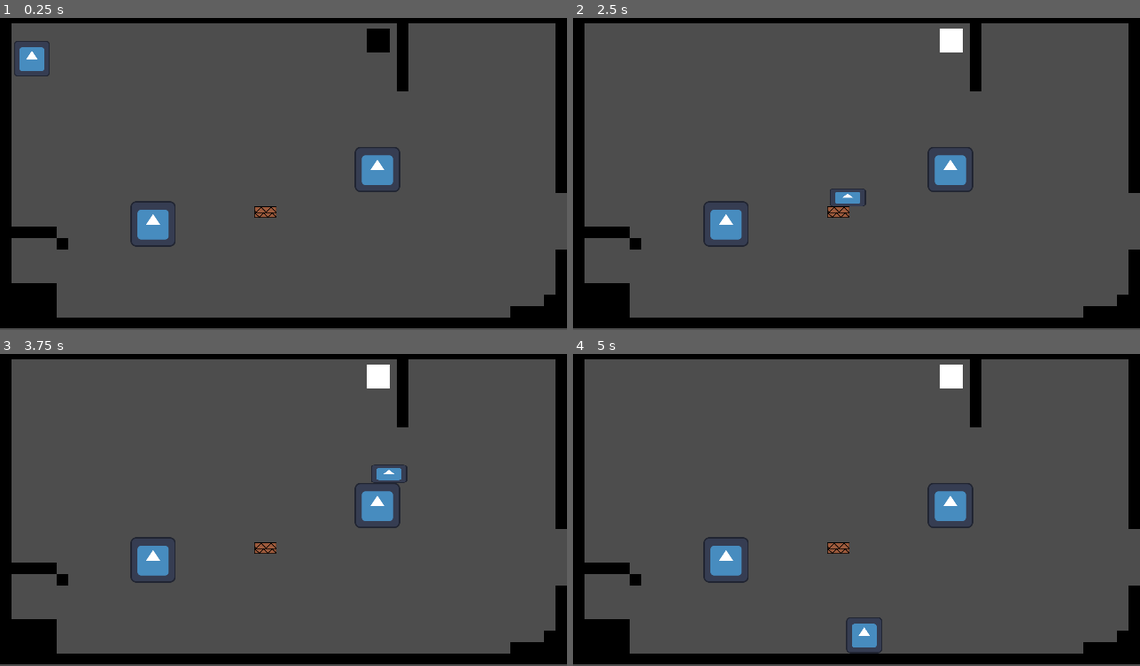
Above: before the commit, frames 1-4 (two rows, left to right).
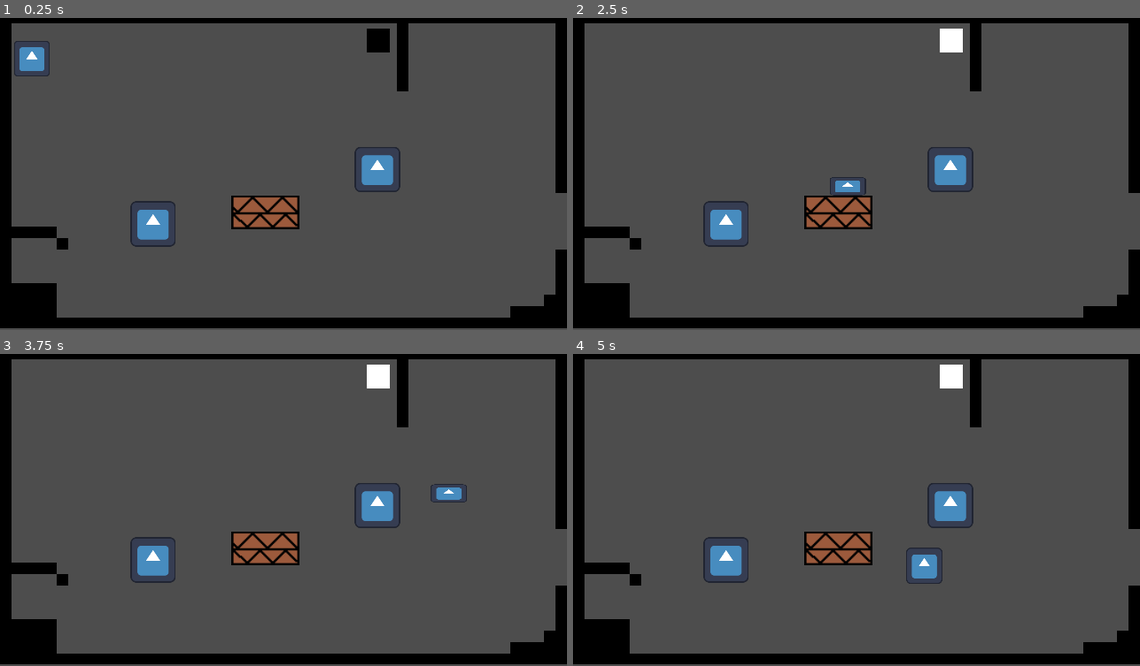
Above: after the commit, the same moments.

Repository: Phobos43/Gamejam
Game: Godot game, scene res://Scenes/platforming test.tscn
Two runs of this game, one before a commit and one after it. Both use one fixed random seed, a clock stepped at 60 frames per second and the inputs below. The project has no main scene, so this scene is started directly. The engine's default icon, where the game draws it, is replaced by a stand-in: a white triangle on a blue panel in a dark square.
Inputs:
- Up to frame 1 (0.25 s): no input
- Up to frame 2 (2.5 s): hold Down (crouch) 0.53-1.28 s; hold Right (move_right) 0.53-2.03 s; tap W (jump) at 0.77, 1.52 s; tap Down (crouch) at 1.35 s; hold A (move_left) from 2.03 s (still down); hold Down (crouch) from 2.03 s (still down)
- Up to frame 3 (3.75 s): release A (move_left) at 2.78 s; release Down (crouch) at 2.78 s; hold Right (move_right) from 2.78 s (still down); tap Down (crouch) at 2.85 s; tap W (jump) at 3.02 s; hold Down (crouch) from 3.53 s (still down)
- Up to frame 4 (5 s): tap W (jump) at 3.77, 4.52 s; release Right (move_right) at 4.28 s; release Down (crouch) at 4.28 s; hold A (move_left) from 4.28 s (still down); tap Down (crouch) at 4.35 s

The runs differ from the first frame. In frame 1, 1.2% of the frame differs, in the area x 40-53%, y 56-68%; in frame 2, 1.5%; in frame 3, 1.7%; in frame 4, 2.1%, in the area x 40-66%, y 56-97%.

Commit message:
Added platform scaling to the modular blocks

Diff:
--- a/Scenes/platforming test.tscn
+++ b/Scenes/platforming test.tscn
@@ -155,3 +155,4 @@
 [node name="Door" parent="." unique_id=1267935751 instance=ExtResource("5_mc3sl")]
 position = Vector2(749, 567)
 sprite = ExtResource("6_u51cp")
+sprite_scale = 3
--- a/Scripts/DoorManager.gd
+++ b/Scripts/DoorManager.gd
@@ -2,12 +2,13 @@
 extends StaticBody2D
 
 @export var sprite : Texture2D
-@export var sprite_scale : int
+@export var sprite_scale : int = 1
 var platform_size : Vector2
 
 func _ready() -> void:
 	$Sprite2D.texture = sprite
+	$Sprite2D.scale = Vector2(sprite_scale, sprite_scale)
 	platform_size = sprite.get_size()
 	var collision = RectangleShape2D.new()
-	collision.size = platform_size
+	collision.size = platform_size * sprite_scale
 	$CollisionShape2D.shape = collision
